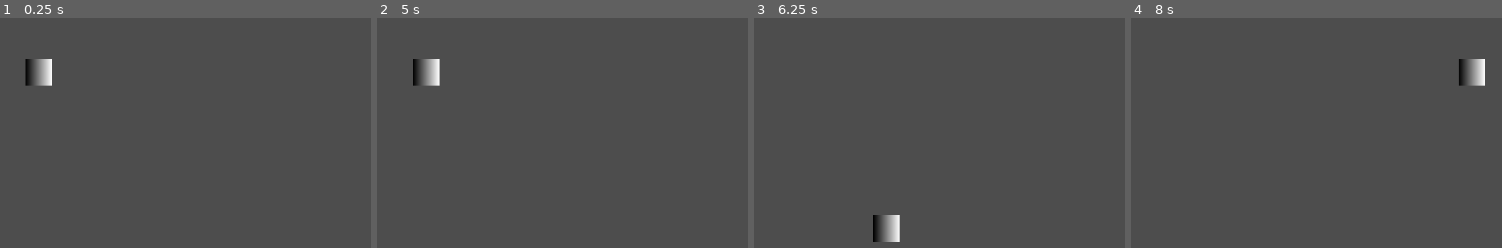
Above: before the commit, frames 1-4 (left to right).
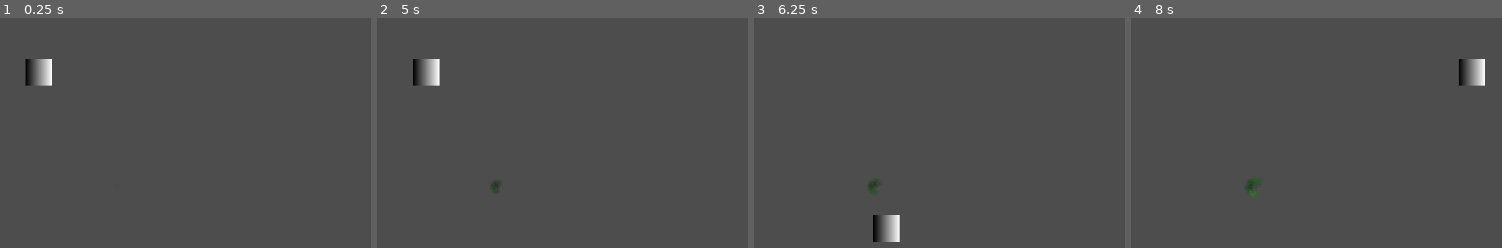
Above: after the commit, the same moments.

Repository: ccoors/mask
Game: Godot game, scene res://scenes/main_scene.tscn
The game is run twice, just before and just after one commit, with the same random seed, the same clock (stepped at 60 frames per second) and the same inputs.
Inputs:
- Up to frame 1 (0.25 s): no input
- Up to frame 2 (5 s): tap Enter at 0.5 s; hold Right (right) 0.53-1.28 s; hold Down (down) 1.28-2.03 s; hold Right (right) 2.03-2.78 s; hold Up (up) 2.78-3.53 s; hold Left (left) from 3.53 s (still down)
- Up to frame 3 (6.25 s): release Left (left) at 5.03 s; hold Down (down) 5.03-5.78 s; hold Right (right) from 5.78 s (still down)
- Up to frame 4 (8 s): release Right (right) at 6.53 s; hold Up (up) 6.53-7.28 s; hold Right (right) from 7.28 s (still down)

The runs differ from the first frame. In frame 2, less than 0.1% of the frame differs, in the area x 30-33%, y 71-77%; in frame 3, 0.1%; in frame 4, 0.2%, in the area x 30-36%, y 69-79%.

Commit message:
feat: base particles

Diff:
--- a/scenes/main_scene.tscn
+++ b/scenes/main_scene.tscn
@@ -1,8 +1,115 @@
 [gd_scene format=3 uid="uid://cowu2jgeg1mu7"]
 
 [ext_resource type="PackedScene" uid="uid://canf8l0o81yey" path="res://scenes/player.tscn" id="1_w2twt"]
+[ext_resource type="Texture2D" uid="uid://b4gmxcn81piwn" path="res://sprites/spark.png" id="2_pw63i"]
+[ext_resource type="Script" uid="uid://b7riidfpsx58s" path="res://scripts/spark.gd" id="3_pu3yx"]
+[ext_resource type="Texture2D" uid="uid://cymcyx25aps2g" path="res://sprites/bubble.png" id="4_gubc5"]
+[ext_resource type="Texture2D" uid="uid://d02jk8kujgv4h" path="res://sprites/pollen.png" id="5_gubc5"]
+[ext_resource type="Script" uid="uid://dacc35kdsjd8y" path="res://scripts/bubble.gd" id="5_rt2n2"]
+
+[sub_resource type="Gradient" id="Gradient_7ykc4"]
+interpolation_color_space = 1
+offsets = PackedFloat32Array(0, 0.5215336, 1)
+colors = PackedColorArray(1, 0.8617061, 0.61002886, 1, 1, 0.3882353, 0, 1, 1, 0.3882353, 0, 0.0627451)
+
+[sub_resource type="GradientTexture1D" id="GradientTexture1D_pu3yx"]
+gradient = SubResource("Gradient_7ykc4")
+width = 16
+
+[sub_resource type="ParticleProcessMaterial" id="ParticleProcessMaterial_gubc5"]
+particle_flag_disable_z = true
+direction = Vector3(0, -1, 0)
+spread = 120.0
+initial_velocity_min = 180.0
+initial_velocity_max = 420.0
+gravity = Vector3(0, 800, 0)
+damping_min = 2.0
+damping_max = 2.0
+color_ramp = SubResource("GradientTexture1D_pu3yx")
+collision_mode = 1
+collision_friction = 0.4
+collision_bounce = 0.6
+
+[sub_resource type="Gradient" id="Gradient_rt2n2"]
+offsets = PackedFloat32Array(0.0021132713, 0.49492815, 0.99873203)
+colors = PackedColorArray(0, 0, 1, 0, 0.6088919, 0.7672996, 1, 0.49385855, 0.60784316, 0.76862746, 1, 0)
+
+[sub_resource type="GradientTexture1D" id="GradientTexture1D_c16ls"]
+gradient = SubResource("Gradient_rt2n2")
+
+[sub_resource type="ParticleProcessMaterial" id="ParticleProcessMaterial_18nlu"]
+particle_flag_disable_z = true
+direction = Vector3(0, -1, 0)
+spread = 20.0
+initial_velocity_min = 24.0
+initial_velocity_max = 56.0
+gravity = Vector3(0, -5, 0)
+damping_min = 0.3
+damping_max = 0.3
+scale_min = 0.59999996
+scale_max = 1.4
+color = Color(1.0213679, 1.0249703, 1.032, 1)
+color_ramp = SubResource("GradientTexture1D_c16ls")
+collision_mode = 1
+collision_friction = 0.0
+collision_bounce = 0.0
+
+[sub_resource type="Gradient" id="Gradient_c16ls"]
+offsets = PackedFloat32Array(0, 0.5215336, 1)
+colors = PackedColorArray(0, 0, 0, 0, 0.5517076, 1, 0.48122883, 1, 1, 1, 1, 0)
+
+[sub_resource type="GradientTexture1D" id="GradientTexture1D_18nlu"]
+gradient = SubResource("Gradient_c16ls")
+
+[sub_resource type="ParticleProcessMaterial" id="ParticleProcessMaterial_c1pb6"]
+particle_flag_disable_z = true
+spread = 180.0
+initial_velocity_min = 9.0
+initial_velocity_max = 11.0
+angular_velocity_min = -0.5000161
+angular_velocity_max = 1.4999839
+gravity = Vector3(10, 1, 0)
+damping_min = 0.1
+damping_max = 0.1
+scale_min = 0.7
+scale_max = 1.3
+color = Color(0.68764454, 1, 0.6604423, 1)
+color_ramp = SubResource("GradientTexture1D_18nlu")
 
 [node name="Main" type="Node2D" unique_id=449981256]
 
 [node name="CharacterBody2D" parent="." unique_id=1887347588 instance=ExtResource("1_w2twt")]
 position = Vector2(93, 130)
+
+[node name="SparkParticles" type="GPUParticles2D" parent="." unique_id=1085145563]
+amount = 40
+texture = ExtResource("2_pw63i")
+lifetime = 8.66
+explosiveness = 0.8
+randomness = 0.2
+collision_base_size = 0.0
+process_material = SubResource("ParticleProcessMaterial_gubc5")
+script = ExtResource("3_pu3yx")
+
+[node name="BubbleParticles" type="GPUParticles2D" parent="." unique_id=676575751]
+position = Vector2(414, 231)
+amount = 40
+texture = ExtResource("4_gubc5")
+lifetime = 8.66
+randomness = 0.4
+collision_base_size = 0.0
+process_material = SubResource("ParticleProcessMaterial_18nlu")
+script = ExtResource("5_rt2n2")
+
+[node name="PollenParticles" type="GPUParticles2D" parent="." unique_id=1792556278]
+position = Vector2(284, 404)
+amount = 120
+texture = ExtResource("5_gubc5")
+lifetime = 8.66
+speed_scale = 0.3
+randomness = 1.0
+collision_base_size = 0.0
+process_material = SubResource("ParticleProcessMaterial_c1pb6")
+script = ExtResource("3_pu3yx")
+
+[node name="Sprite2D" type="Sprite2D" parent="." unique_id=1958846114]
--- /dev/null
+++ b/scripts/bubble.gd
@@ -0,0 +1,17 @@
+extends GPUParticles2D
+
+
+@export var enabled := true
+
+
+# Called when the node enters the scene tree for the first time.
+func _ready() -> void:
+	emitting = enabled
+
+# Called every frame. 'delta' is the elapsed time since the previous frame.
+func _process(delta: float) -> void:
+	pass
+
+func set_enabled(isEnabled: bool):
+	enabled = isEnabled
+	emitting = isEnabled
--- /dev/null
+++ b/scripts/pollen.gd
@@ -0,0 +1,17 @@
+extends GPUParticles2D
+
+@export var enabled := true
+
+# Called when the node enters the scene tree for the first time.
+func _ready() -> void:
+	emitting = true
+
+
+# Called every frame. 'delta' is the elapsed time since the previous frame.
+func _process(delta: float) -> void:
+	pass
+
+
+func set_enabled(isEnabled: bool):
+	emitting = isEnabled
+	enabled = isEnabled
--- /dev/null
+++ b/scripts/spark.gd
@@ -0,0 +1,17 @@
+extends GPUParticles2D
+
+@export var enabled := true
+
+
+# Called when the node enters the scene tree for the first time.
+func _ready() -> void:
+	emitting = true
+
+
+# Called every frame. 'delta' is the elapsed time since the previous frame.
+func _process(delta: float) -> void:
+	pass
+
+func set_enabled(isEnabled: bool):
+	enabled = isEnabled
+	emitting = isEnabled
Not shown, added: funding.yml
Not shown, added: scripts/bubble.gd.uid
Not shown, added: scripts/pollen.gd.uid
Not shown, added: scripts/spark.gd.uid
Binary file added: sprites/bubble.png
Not shown, added: sprites/bubble.png.import
Binary file added: sprites/pollen.png
Not shown, added: sprites/pollen.png.import
Binary file added: sprites/spark.png
Not shown, added: sprites/spark.png.import
Not shown, added: LICENSE
Not shown, added: README.md
